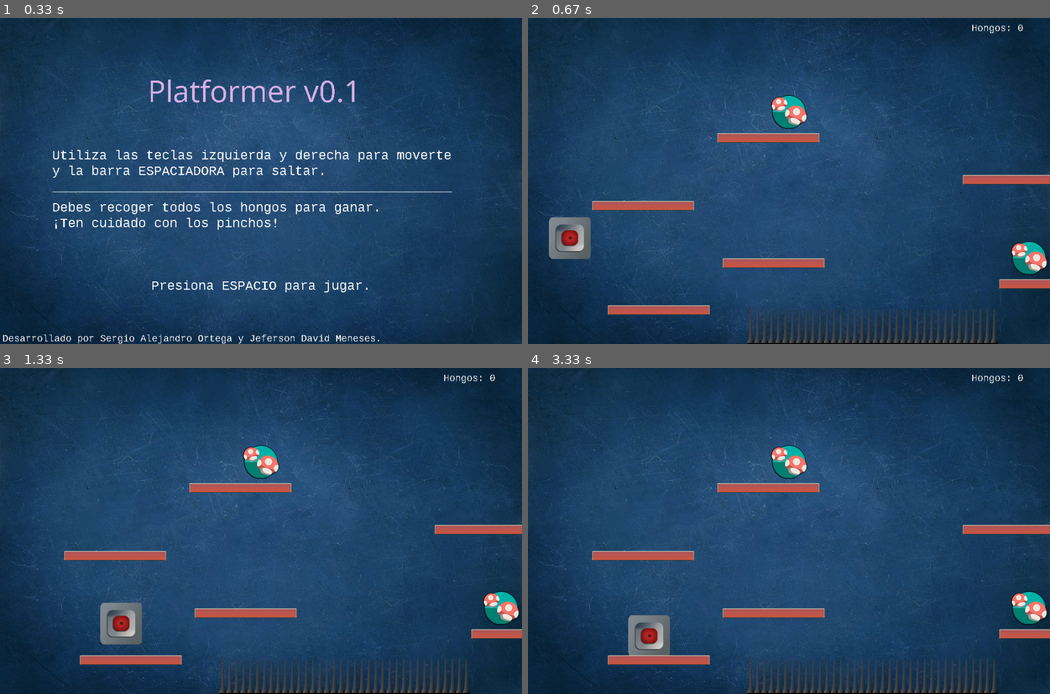
Above: before the commit, frames 1-4 (two rows, left to right).
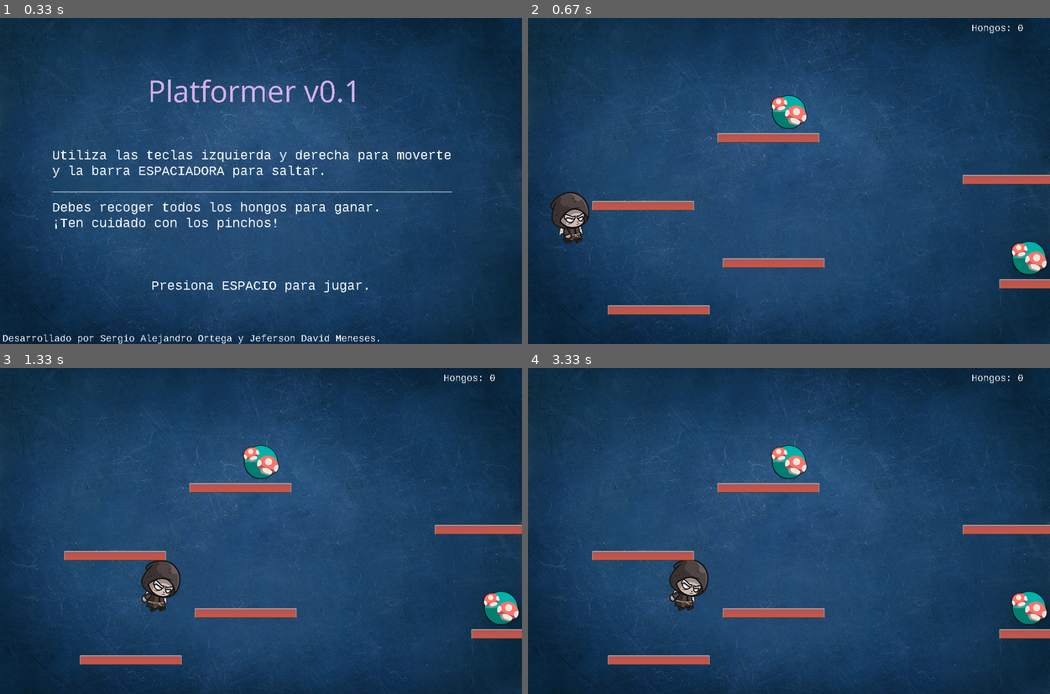
Above: after the commit, the same moments.

Repository: sort72/pygame-platformer
Game: pygame game, started from main.py
Same seed, same stepped clock (60 frames per second), same inputs: the game is played once before the commit and once after it.
Inputs:
- Up to frame 1 (0.33 s): no input
- Up to frame 2 (0.67 s): tap Space at 0.33 s
- Up to frame 3 (1.33 s): hold Right 0.67-1.13 s; tap Space at 0.73, 1.03, 1.23 s; hold Right from 1.17 s (still down)
- Up to frame 4 (3.33 s): tap Space at 1.53, 1.73, 2.03, 2.3, 2.6, 2.73, 3.03 s; release Right at 1.63 s; hold Left 1.67-2.2 s; hold Left 2.23-2.63 s; hold Right 2.67-3.3 s

Frame 1 is identical in both runs. In frame 2, 3.6% of the frame differs, in the area x 4-90%, y 53-100%; in frame 3, 4.0%, in the area x 19-90%, y 59-100%; in frame 4, 4.0%.

Commit message:
Jugador animado al correr y saltar

Diff:
--- a/main.py
+++ b/main.py
@@ -5,7 +5,7 @@
 WIDTH = 1000
 HEIGHT= 625
 
-MAX_X = 300
+MAX_X = 1001
 
 SCREEN = 1
 
@@ -19,9 +19,9 @@
 class Player(pygame.sprite.Sprite):
     def __init__(self):
         pygame.sprite.Sprite.__init__(self)
-        self.image = pygame.image.load("assets/sprites/player.png")
+        self.image = pygame.image.load("assets/sprites/Running/0_Fallen_Angels_Running_000.png")
         self.rect = self.image.get_rect()
-        self.vel = 2
+        self.vel = 3
         self.is_jumping = False
         self.is_descending = False
         self.distance_jumped = 0.0
@@ -29,6 +29,34 @@
         self.in_platform = False
         self.score = 0
         self.posX = 0
+        self.current_sprite = 0
+        self.old_status = 0
+        self.walking_left = False
+        self.sprites_limit = [110, 110, 90, 50]
+
+    def calculate_sprite(self, status):
+        if self.old_status != status:
+            self.old_status = status
+            self.current_sprite = 0
+
+        if self.current_sprite % 10 == 0:
+            if status == 1:
+                self.image = pygame.image.load("assets/sprites/Running/0_Fallen_Angels_Running_00" + str(int(self.current_sprite / 10)) + ".png")
+            elif status == 2:
+                self.image = pygame.image.load("assets/sprites/Running/0_Fallen_Angels_Running_00" + str(int(self.current_sprite / 10)) + ".png")
+                self.image = pygame.transform.flip(self.image, self.walking_left, False)
+            elif status == 3:
+                self.image = pygame.image.load("assets/sprites/Jumping/0_Fallen_Angels_Jump_00" + str(int(self.current_sprite / 10)) + ".png")
+                self.image = pygame.transform.flip(self.image, self.walking_left, False)
+            elif status == 4:
+                self.image = pygame.image.load("assets/sprites/FallingDown/0_Fallen_Angels_Falling Down_00" + str(int(self.current_sprite / 10)) + ".png")
+                self.image = pygame.transform.flip(self.image, self.walking_left, False)
+
+
+        self.current_sprite += 1
+        if self.current_sprite == self.sprites_limit[status - 1]:
+            self.current_sprite = 0
+
 
     def update(self):
         global SCREEN
@@ -46,13 +74,19 @@
                 self.rect.x += int(self.vel)
                 if self.rect.right > WIDTH:
                     self.rect.right = WIDTH
-                    self.posX += int(self.vel)
+                    self.posX += 500
+
+                self.walking_left = False
+                self.calculate_sprite(1)
 
             if keys[K_LEFT]:
                 self.rect.x -= int(self.vel)
                 if self.rect.left < 0:
                     self.rect.left = 0
-                    self.posX -= int(self.vel)
+                    self.posX -= 500
+
+                self.walking_left = True
+                self.calculate_sprite(2)
 
             if self.is_jumping == True:
                 distance_jump = self.vel * 1.1
@@ -66,6 +100,8 @@
                     if self.rect.top < 0:
                         self.rect.top = 0
 
+                self.calculate_sprite(3)
+
             if self.is_descending == True:
                 self.rect.y += int(self.vel + self.time_descending)
                 self.time_descending += 0.05
@@ -75,6 +111,8 @@
                     self.time_descending = 0.0
                     self.is_descending = False
                     self.in_platform = False
+
+                self.calculate_sprite(4)
 
             # Avoid air walking
             if self.in_platform == True and self.is_jumping == False:
@@ -138,9 +176,11 @@
                 (320, 350),
                 (560, 220),
                 (1030, 300),
-                (1100, 500)
+                (1100, 500),
+                (1300, 600),
+                (1400, 500)
             ]
-            for i in range(0, 6):
+            for i in range(0, 8):
                 platform = Entity('Platform', platforms_coords[i][0], platforms_coords[i][1])
                 platforms.add(platform)
                 all_sprites.add(platform)
@@ -150,7 +190,7 @@
                 (740, 555),
                 (900, 555),
             ]
-            for i in range(0, 3):
+            for i in range(0, 0):
                 spike = Entity('Spikes', spikes_coords[i][0], spikes_coords[i][1])
                 spikes.add(spike)
                 all_sprites.add(spike)
@@ -220,12 +260,13 @@
                     SCREEN = 4
 
             key = pygame.key.get_pressed()
-            if player.rect.right == WIDTH and player.posX <= MAX_X and key[K_RIGHT]:
+            if player.rect.right == WIDTH and player.posX < MAX_X and key[K_RIGHT]:
                 for element in all_sprites:
-                    element.rect.x -= int(player.vel)
-            elif player.rect.left == 0 and player.posX >= 0 and key[K_LEFT]:
+                    element.rect.x -= 500
+            elif player.rect.left == 0 and player.posX > 0 and key[K_LEFT]:
                 for element in all_sprites:
-                    element.rect.x += int(player.vel)
+                    element.rect.x += 500
+
 
         # Game Over
         elif SCREEN == 3:
@@ -262,6 +303,7 @@
         screen.blit(bg, (0,0))
         all_sprites.draw(screen)
 
+
         intro_text = font3.render(f'Hongos: {player.score}', False, (255, 255, 255))
         screen.blit(intro_text,(850,10))
 
Binary file added: assets/sprites/FallingDown/0_Fallen_Angels_Falling Down_000.png
Binary file added: assets/sprites/FallingDown/0_Fallen_Angels_Falling Down_001.png
Binary file added: assets/sprites/FallingDown/0_Fallen_Angels_Falling Down_002.png
Binary file added: assets/sprites/FallingDown/0_Fallen_Angels_Falling Down_003.png
Binary file added: assets/sprites/FallingDown/0_Fallen_Angels_Falling Down_004.png
Binary file added: assets/sprites/FallingDown/0_Fallen_Angels_Falling Down_005.png
Binary file added: assets/sprites/Idle/0_Fallen_Angels_Idle_000.png
Binary file added: assets/sprites/Idle/0_Fallen_Angels_Idle_001.png
Binary file added: assets/sprites/Idle/0_Fallen_Angels_Idle_002.png
Binary file added: assets/sprites/Idle/0_Fallen_Angels_Idle_003.png
Binary file added: assets/sprites/Idle/0_Fallen_Angels_Idle_004.png
Binary file added: assets/sprites/Idle/0_Fallen_Angels_Idle_005.png
(and 36 more such lines)
